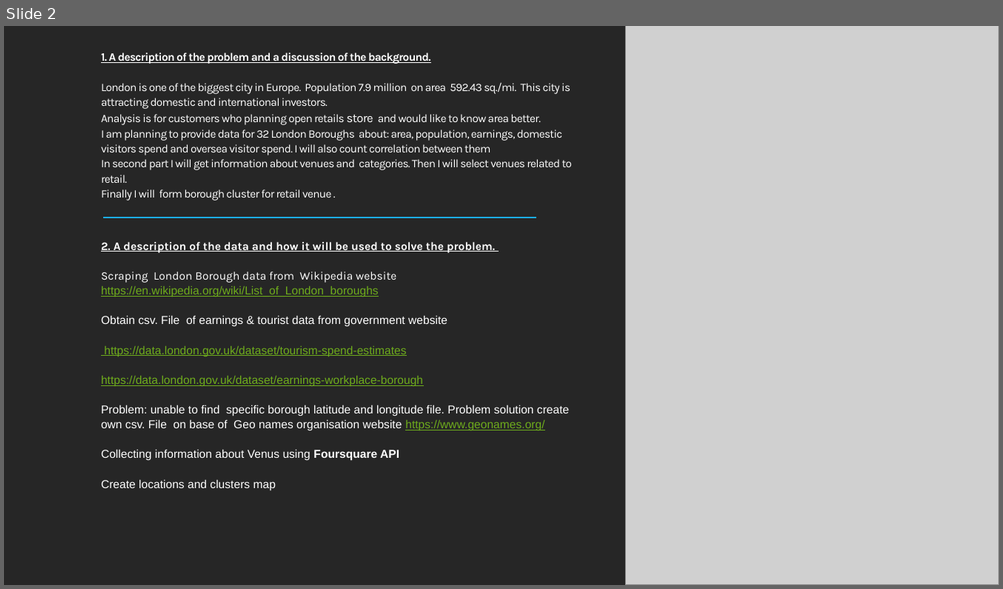
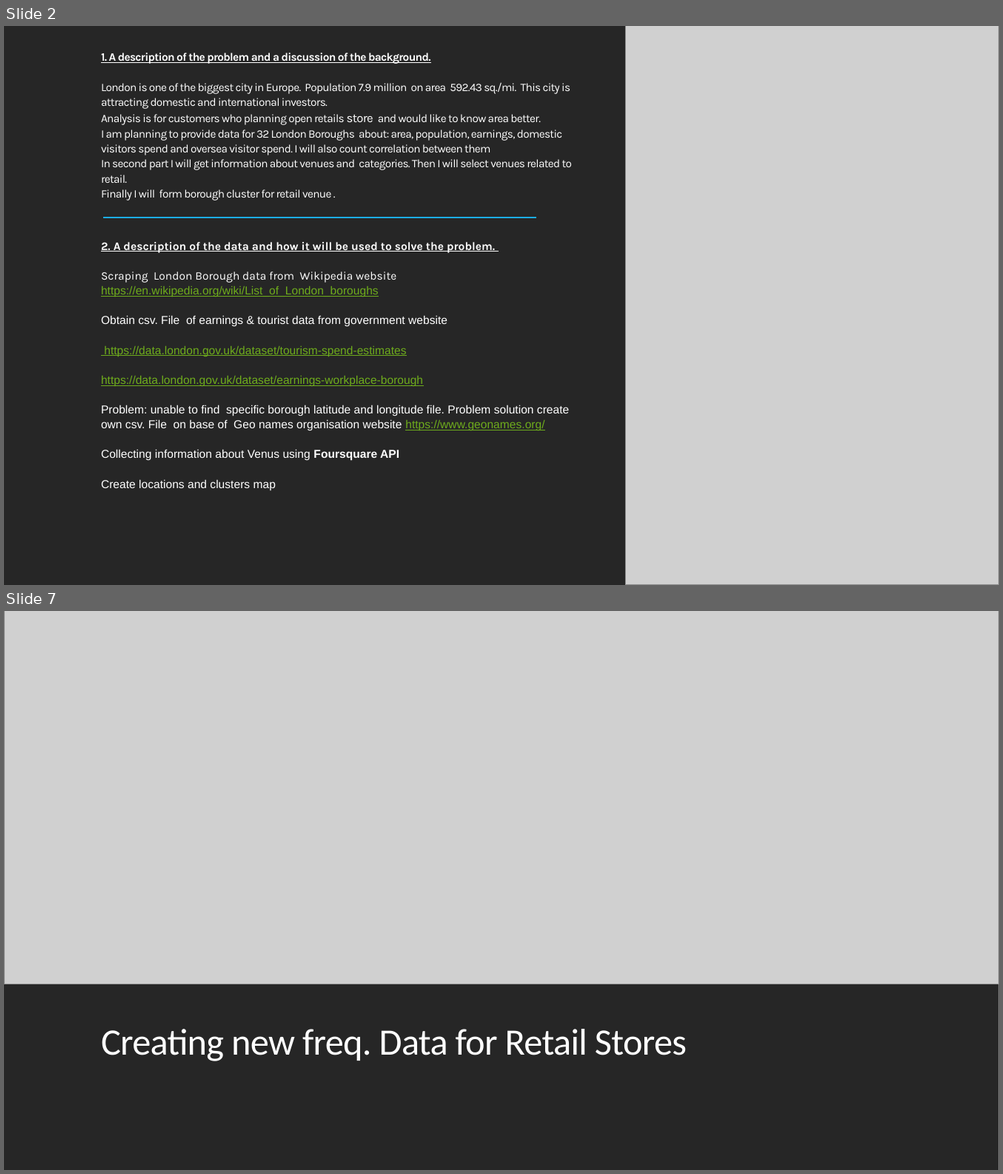
Before and after one commit to MC-01/notebook, a slide deck: Location for new Retail Business London Borough Analysis.pptx. Shown one above the other, each under a label of ours: slide 2 before the commit, slides 2 and 7 after it; the slides between them are not shown. The pictures are 1003x589 and 1003x1174 pixels, drawn with LibreOffice and Linux fonts; fonts in the diff are those of the drawing; grey boxes stand for pictures. Boxes give left, top, right and bottom in pixels: in the first picture for what was removed or moved away, otherwise in the second. Text is boxed around its words. In the diff, an @@ line names an element or a change of style, - is before the commit and + after.

```diff
--- a/Location for new Retail Business London Borough Analysis.pptx
+++ b/Location for new Retail Business London Borough Analysis.pptx
@@ slide 7 added at <box>4,611,999,1170</box>, background #FFFFFF @@
@@ picture added at <box>4,611,999,985</box> @@
@@ rectangle added at <box>4,985,999,1170</box>, fill #262626 @@
@@ title added at <box>101,1029,686,1062</box>, 36 pt, text #FFFFFF @@
+Creating new freq. Data for Retail Stores
```
Also in this commit, not shown: 7 other slides added, 1 slide removed.
